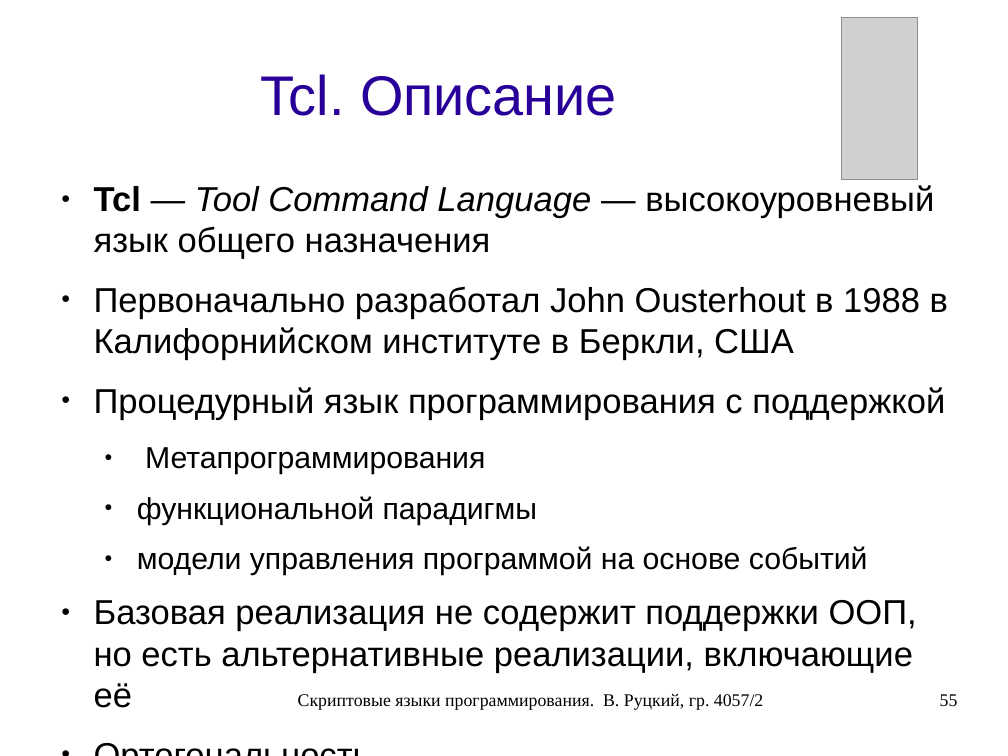
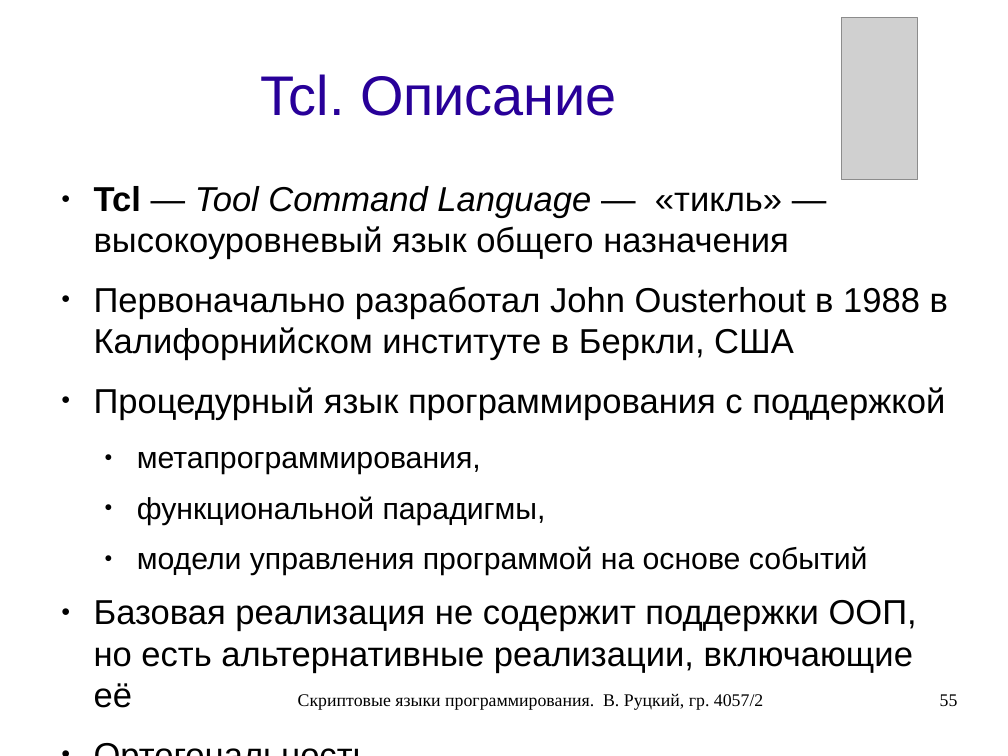
Before and after one commit to rutsky/semester07, a slide deck: slide 55 of Operation_systems/scripting_languages/40572_Rutsky_Scripting_languages.odp. Drawn at 1008x756 pixels with LibreOffice and Linux fonts; fonts in the diff are those of the drawing; grey boxes stand for pictures. Boxes give left, top, right and bottom in pixels: in the first picture for what was removed or moved away, otherwise in the second. Text is boxed around its words. In the diff, an @@ line names an element or a change of style, - is before the commit and + after.

```diff
--- a/Operation_systems/scripting_languages/40572_Rutsky_Scripting_languages.odp
+++ b/Operation_systems/scripting_languages/40572_Rutsky_Scripting_languages.odp
@@ text at (x1=94, y1=186, x2=789, y2=260): text changed @@
-● Tcl — Tool Command Language — высокоуровневый язык общего назначения
+● Tcl — Tool Command Language — «тикль» — высокоуровневый язык общего назначения
@@ text at (x1=137, y1=451, x2=546, y2=525): text changed @@
-  ● Метапрограммирования
-  ● функциональной парадигмы
+  ● метапрограммирования,
+  ● функциональной парадигмы,
```
Also in this commit, not shown: 2 other slides changed, 2 slides added, 1 other file.
